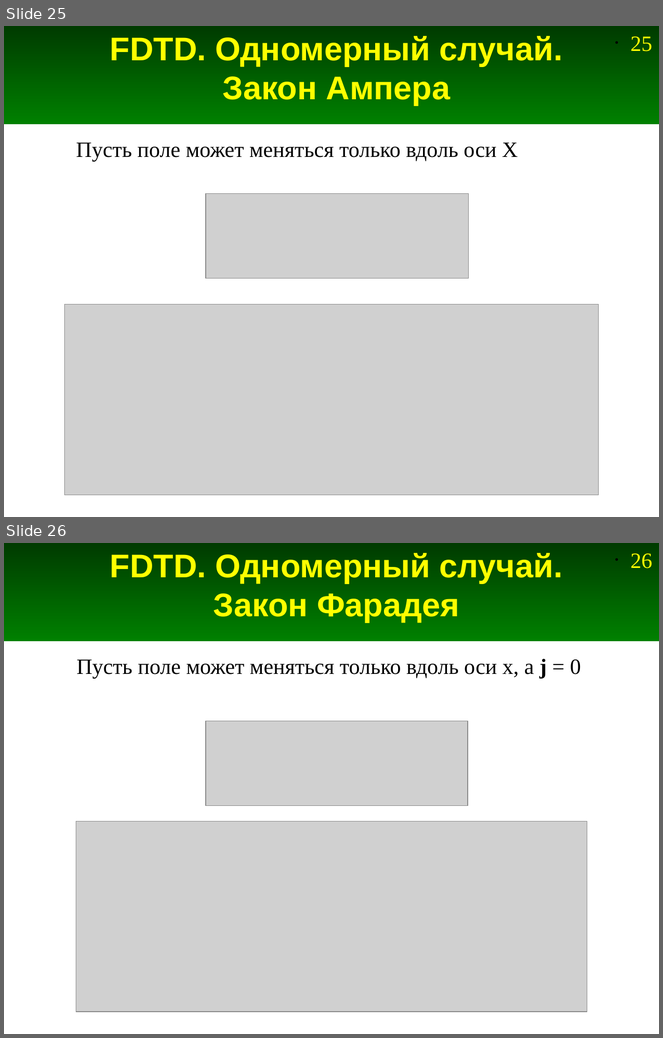
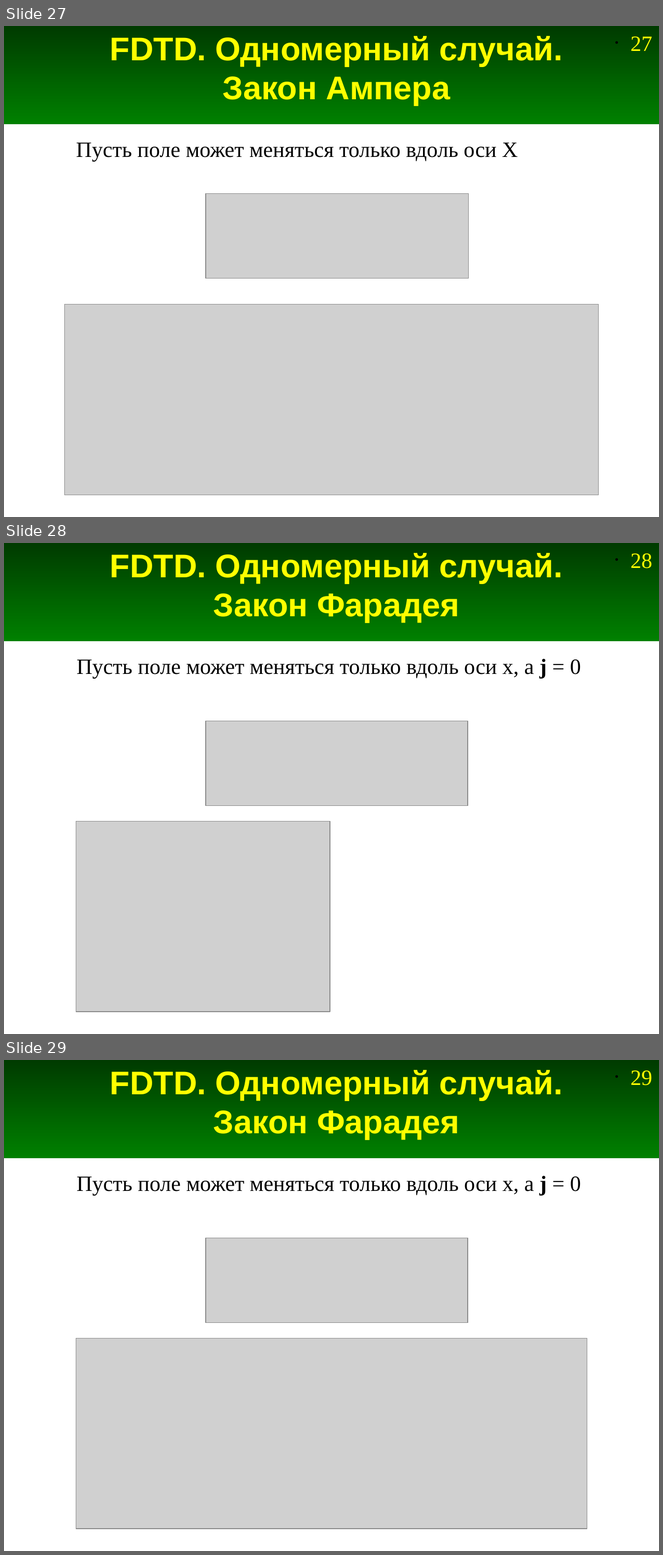
Before and after one commit to andris0147sv/modelling, a slide deck: presentations/2. FDTD.odp. Shown one above the other, each under a label of ours: slides 25 and 26 before the commit, slides 27, 28 and 29 after it. The pictures are 663x1038 and 663x1555 pixels, drawn with LibreOffice and Linux fonts; fonts in the diff are those of the drawing; grey boxes stand for pictures. Boxes give left, top, right and bottom in pixels: in the first picture for what was removed or moved away, otherwise in the second. Text is boxed around its words. In the diff, an @@ line names an element or a change of style, - is before the commit and + after.

```diff
--- a/presentations/2. FDTD.odp
+++ b/presentations/2. FDTD.odp
@@ slide 28 added at [4, 543, 659, 1034], background #FFFFFF; not listed: 2 template elements that a slide beside it also shows @@
@@ title added at [110, 553, 563, 623], 36 pt, text #FFFF00, bold @@
+FDTD. Одномерный случай.
+Закон Фарадея
@@ text added at [77, 659, 581, 679], 24 pt, text #000000 @@
+Пусть поле может меняться только вдоль оси x, а j = 0
@@ picture added at [206, 721, 468, 806] @@
@@ picture added at [76, 822, 330, 1012] @@
@@ what was slide 25 is now slide 27 @@
@@ page number at [631, 36, 652, 51]: text changed @@
-• 25
+• 27
@@ what was slide 26 is now slide 29 @@
@@ page number at [631, 1070, 652, 1085]: text changed @@
-• 26
+• 29
```
Also in this commit, not shown: 12 slides changed, 3 other slides added, 2 other files.
